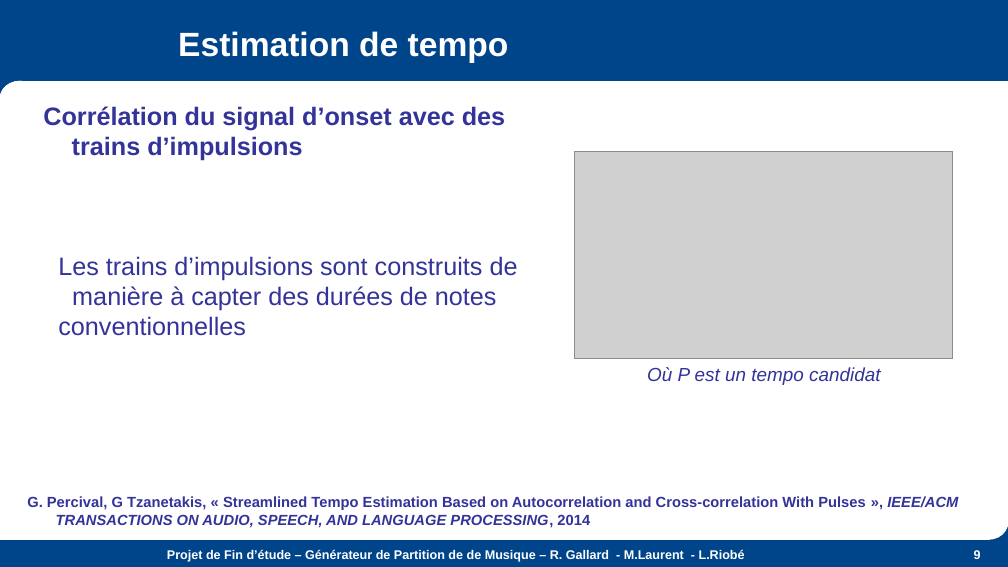
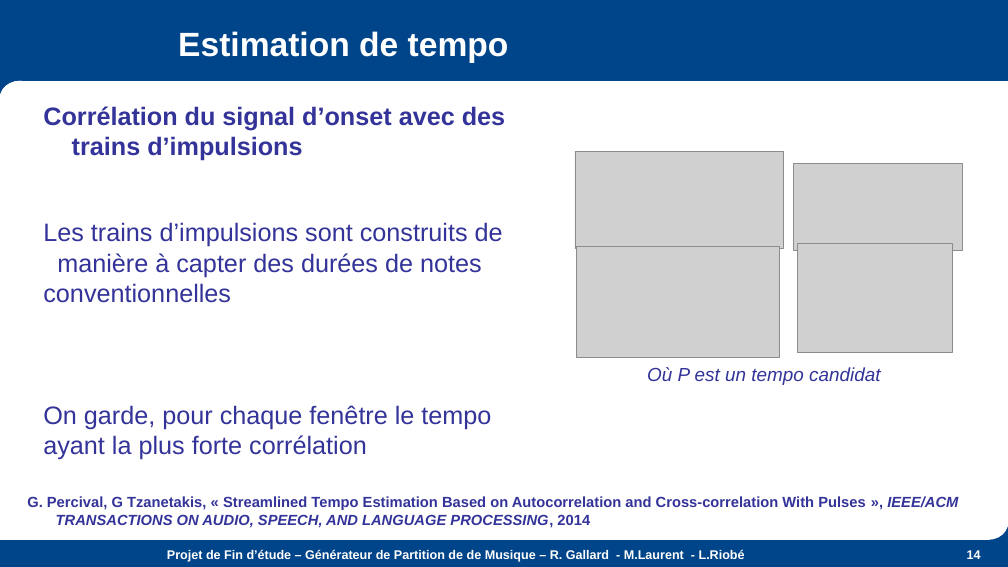
Before and after one commit to the-midge/gentab, a slide deck: slide 14 of Docs/Présentation-PFE.pptx (slide 9 before the commit). Drawn at 1008x567 pixels with LibreOffice and Linux fonts; fonts in the diff are those of the drawing; grey boxes stand for pictures; background and template pictures are left out. Boxes give left, top, right and bottom in pixels: in the first picture for what was removed or moved away, otherwise in the second. Text is boxed around its words. In the diff, an @@ line names an element or a change of style, - is before the commit and + after.

```diff
--- a/Docs/Présentation-PFE.pptx
+++ b/Docs/Présentation-PFE.pptx
@@ picture: place and size @@
-picture at <box>575,151,953,358</box>
+picture at <box>575,151,783,248</box>
@@ picture added at <box>794,163,963,250</box> @@
@@ text "Les trains d’impulsions sont construits ...": place and size @@
-text "Les trains d’impulsions sont construits ..." at <box>58,256,518,336</box>
+text "Les trains d’impulsions sont construits ..." at <box>43,222,503,303</box>
@@ picture added at <box>577,247,780,358</box> @@
@@ picture added at <box>797,243,953,352</box> @@
@@ text added at <box>43,405,491,460</box>, 24 pt, text #333399 @@
+On garde, pour chaque fenêtre le tempo ayant la plus forte corrélation
@@ page number at <box>967,550,981,559</box>: text changed @@
-9
+14
```
Also in this commit, not shown: 6 other slides changed, 8 slides added, 16 other files.
